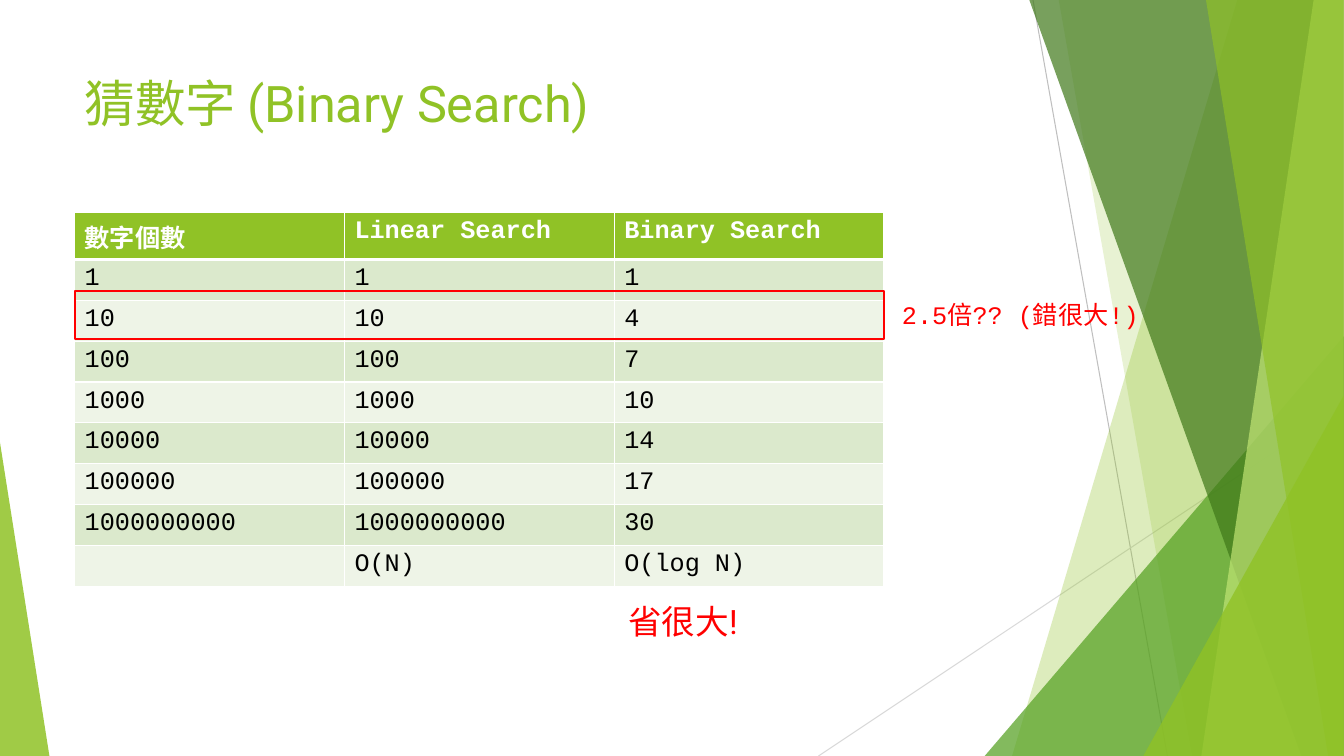
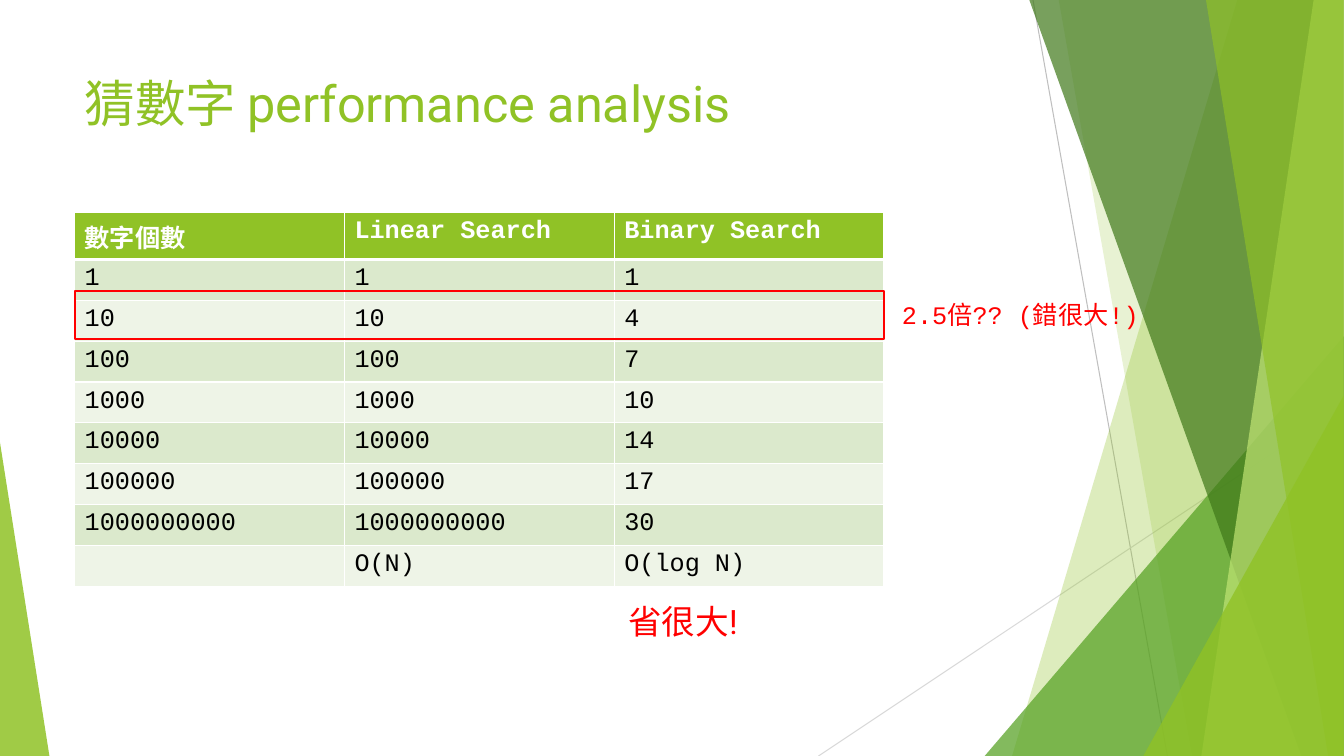
Before and after one commit to d823944/Python4Us, a slide deck: slide 7 of Slide_APCS/CH1 資料結構與演算法_前言.pptx. Drawn at 1344x756 pixels with LibreOffice and Linux fonts; fonts in the diff are those of the drawing. Boxes give left, top, right and bottom in pixels: in the first picture for what was removed or moved away, otherwise in the second. Text is boxed around its words. In the diff, an @@ line names an element or a change of style, - is before the commit and + after.

```diff
--- a/Slide_APCS/CH1 資料結構與演算法_前言.pptx
+++ b/Slide_APCS/CH1 資料結構與演算法_前言.pptx
@@ title at (x1=85, y1=79, x2=731, y2=133): text changed @@
-猜數字 (Binary Search)
+猜數字 performance analysis
```
Also in this commit, not shown: 2 other slides changed.
